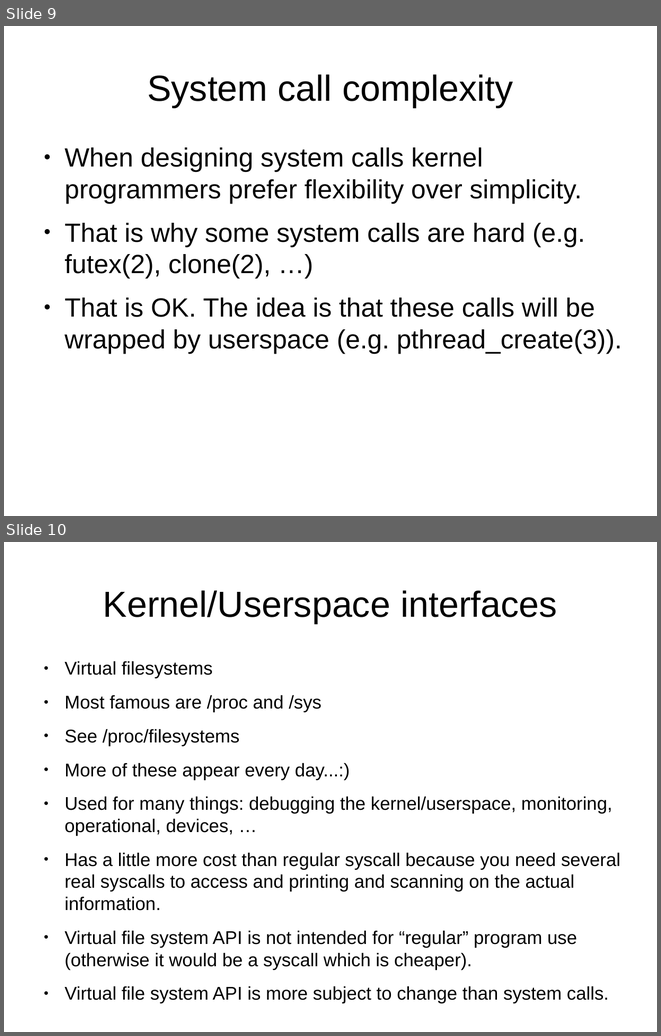
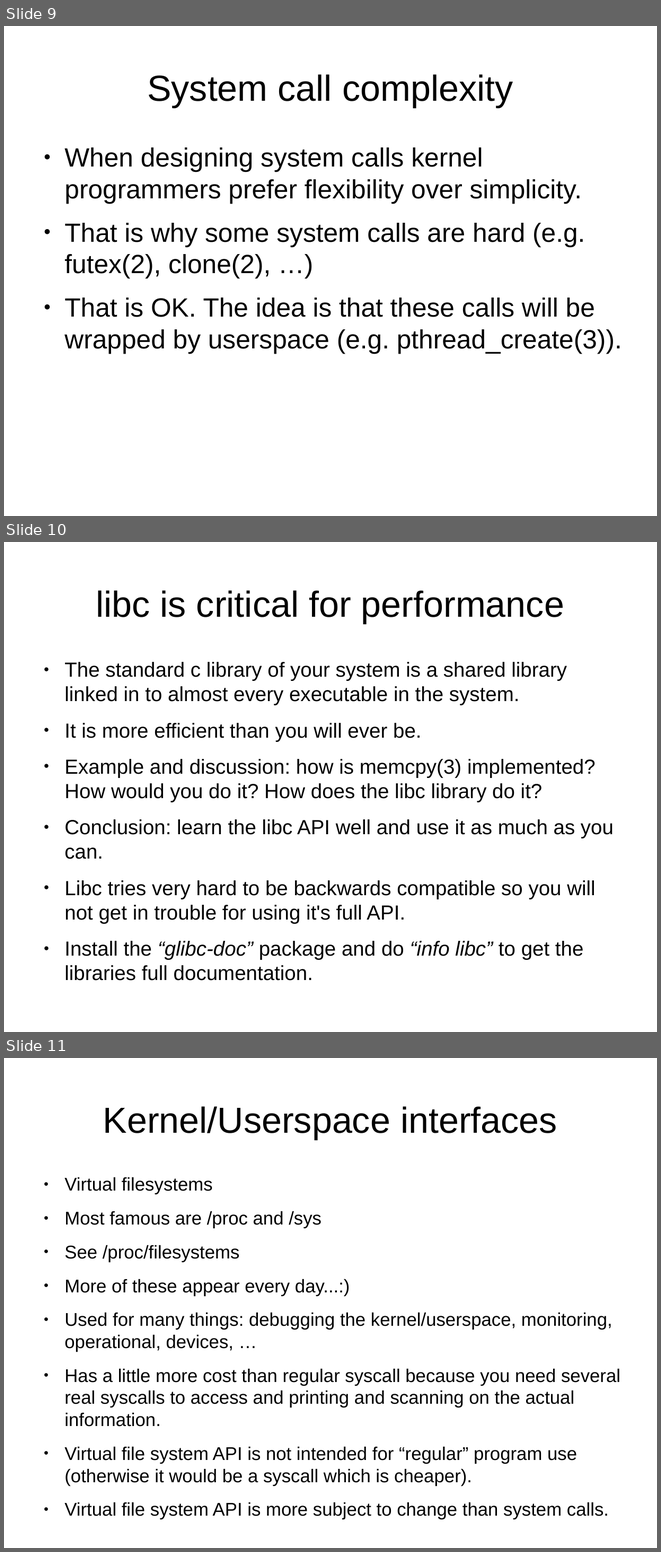
Before and after one commit to veltzer/demos-linux, a slide deck: doc/odp/linux_monitoring_and_debugging.odp. Shown one above the other, each under a label of ours: slides 9 and 10 before the commit, slides 9, 10 and 11 after it. The pictures are 661x1036 and 661x1552 pixels, drawn with LibreOffice and Linux fonts; fonts in the diff are those of the drawing. Boxes give left, top, right and bottom in pixels: in the first picture for what was removed or moved away, otherwise in the second. Text is boxed around its words. In the diff, an @@ line names an element or a change of style, - is before the commit and + after.

Commit message:
memory chapter is almost done

```diff
--- a/doc/odp/linux_monitoring_and_debugging.odp
+++ b/doc/odp/linux_monitoring_and_debugging.odp
@@ slide 10 added at (4,542,657,1032), background #FFFFFF @@
@@ title added at (96,590,564,623), 44 pt, text #000000 @@
+libc is critical for performance
@@ text added at (64,662,614,980), 24.8 pt, text #000000 @@
+● The standard c library of your system is a shared library linked in to almost every executable in the system.
+● It is more efficient than you will ever be.
+● Example and discussion: how is memcpy(3) implemented? How would you do it? How does the libc library do it?
+● Conclusion: learn the libc API well and use it as much as you can.
+● Libc tries very hard to be backwards compatible so you will not get in trouble for using it's full API.
+● Install the “glibc-doc” package and do “info libc” to get the libraries full documentation.
@@ what was slide 10 is now slide 11 @@
```
Also in this commit, not shown: 14 other slides added.
